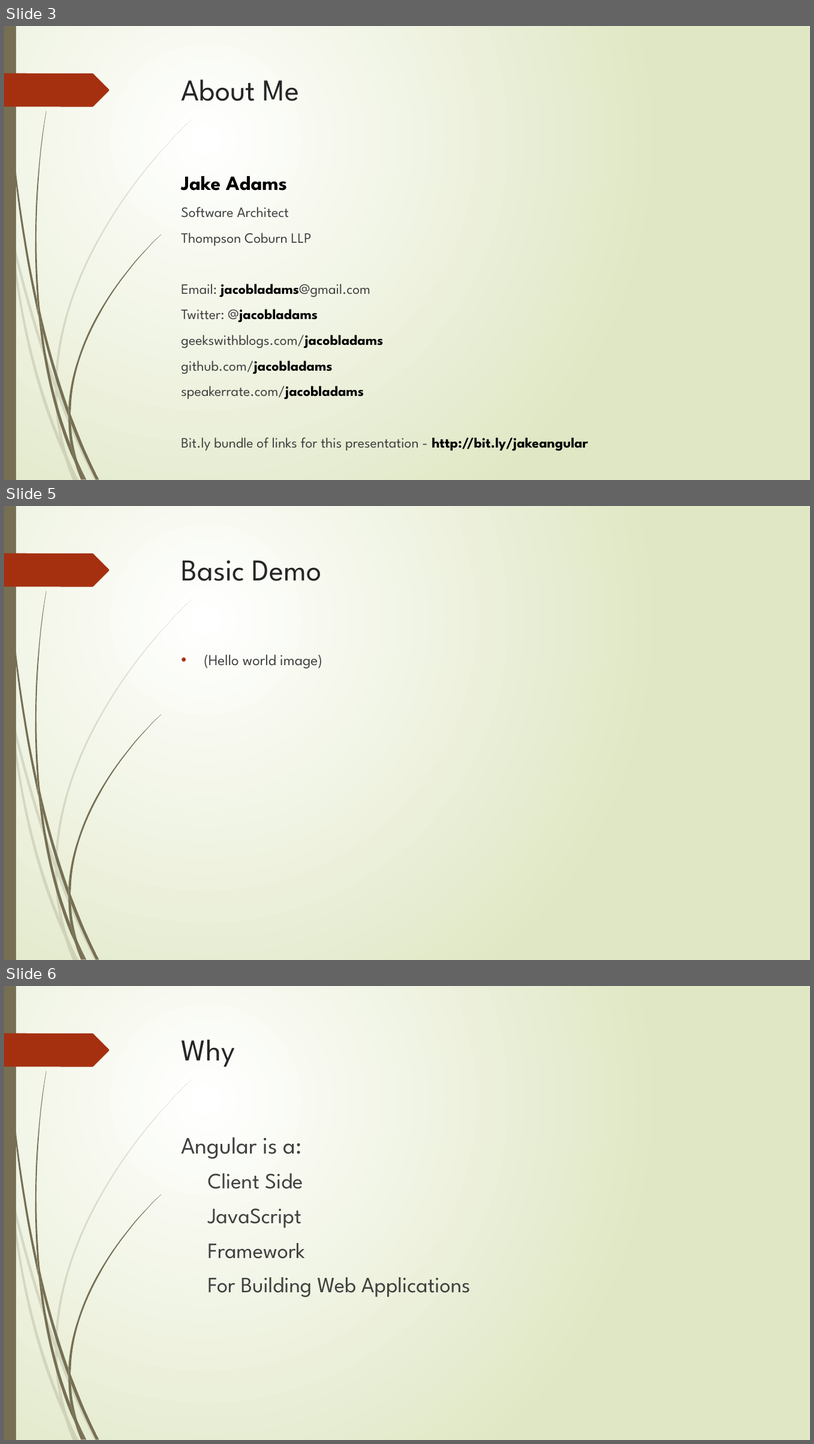
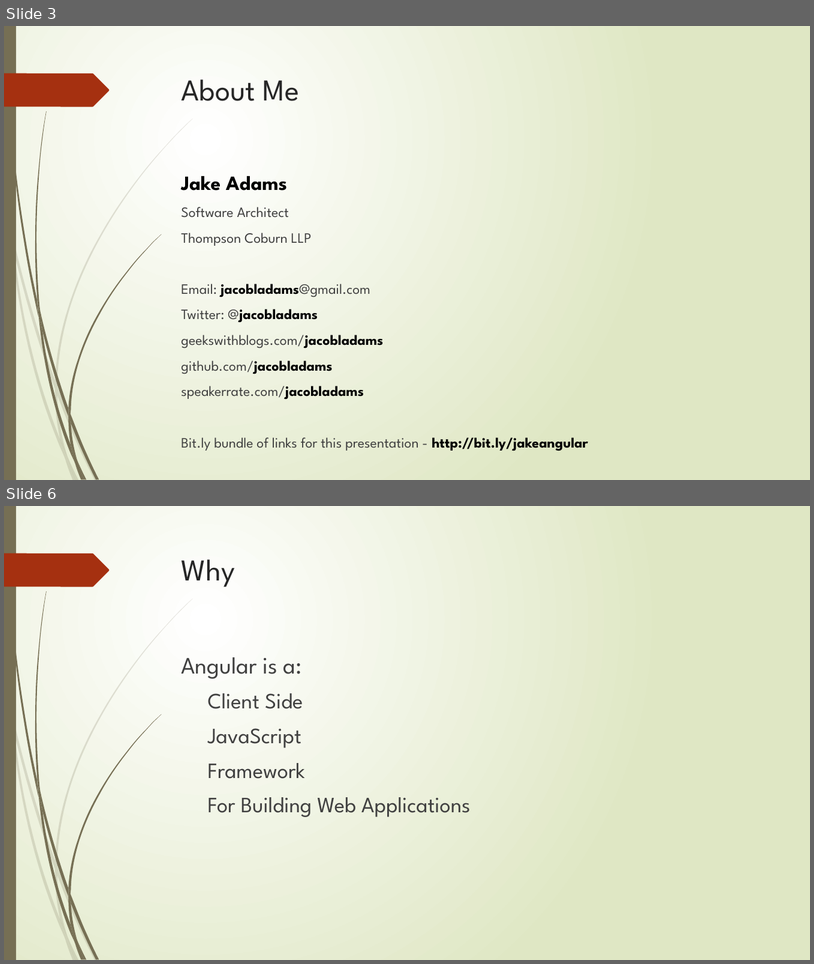
Before and after one commit to jacobladams/presentations, a slide deck: angular-js/Getting Started with AngularJS.pptx. Shown one above the other, each under a label of ours: slides 3, 5 and 6 before the commit, slides 3 and 6 after it; the slides between them are not shown. The pictures are 814x1444 and 814x964 pixels, drawn with LibreOffice and Linux fonts; fonts in the diff are those of the drawing. Boxes give left, top, right and bottom in pixels: in the first picture for what was removed or moved away, otherwise in the second. Text is boxed around its words. In the diff, an @@ line names an element or a change of style, - is before the commit and + after.

Commit message:
Hello world demo and set up angular script references in all the projects. Added images to presentation

```diff
--- a/angular-js/Getting Started with AngularJS.pptx
+++ b/angular-js/Getting Started with AngularJS.pptx
@@ slide 5 removed at (x1=4, y1=506, x2=810, y2=960), background gradient #FFFFFF to #DFE8C4; not listed: 24 template elements that a slide beside it also shows @@
@@ title removed at (x1=182, y1=560, x2=321, y2=581) @@
-Basic Demo
@@ text removed at (x1=204, y1=654, x2=323, y2=669) @@
-• (Hello world image)
```
Also in this commit, not shown: 1 slide changed, 1 slide added, 47 other files.
